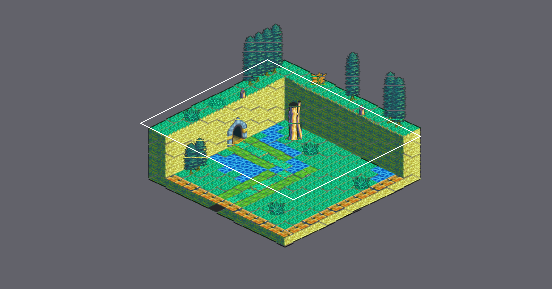
A Tiled map gets an edit: Final_Fantasy_Mystery_World/Game/assets/maps/Tutorial_Diagonal.tmx. The first picture is a wide view before the edit; the outline marks the close-up.
Close-up. First the earlier version:
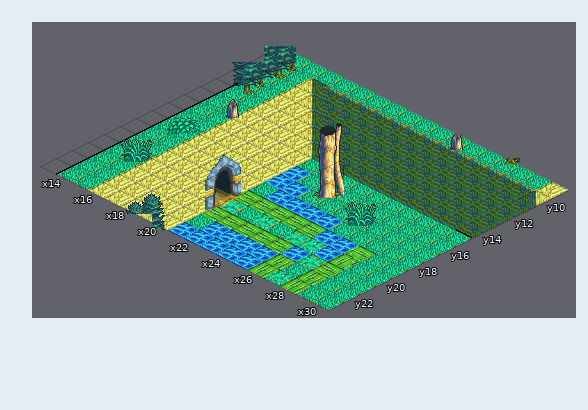
Cells are 32x16 px. Isometric: x runs down to the right, y down to the left. Shown: x 13..30, y 9..23. The commit also changed other parts of the map, which this record leaves out.
Once edited:
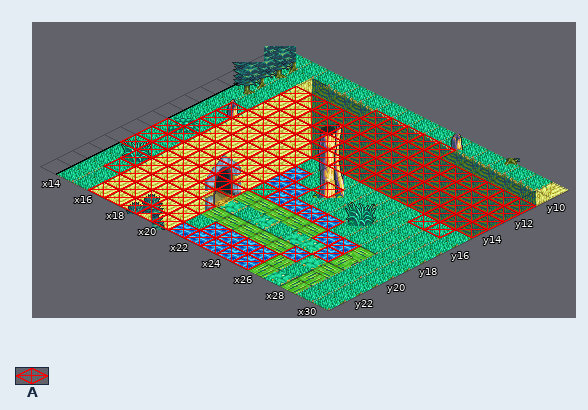
Key: from "tutorial_tileset": A 4.
_ is an empty cell.
Tiles of an added or newly shown layer are drawn over the layers below it.
The edit:
Changed rows in their new state; . is an unchanged cell.
Layer "Collider" (now shown):
first column x 14:
10 ......AAAAA......
11 ..AAAAAAAAAAAAAAA
12 ..AAAAAAAAAAAAAAA
13 ..AAAAAAAAAAAAAAA
14 .AAAAAAAAAAAAAAAA
15 .AAAAAA.......AA.
16 .AAAAAAA.A.......
17 AAAAAAAAA........
18 AAAAAAAAAAAA.....
19 AAAAAAA.....AA...
20 .AAAAA.......A...
21 .AAAAAA.....A....
22 ..AAAAA.AAAA.....
23 ..AAAAAAAAAA.....
